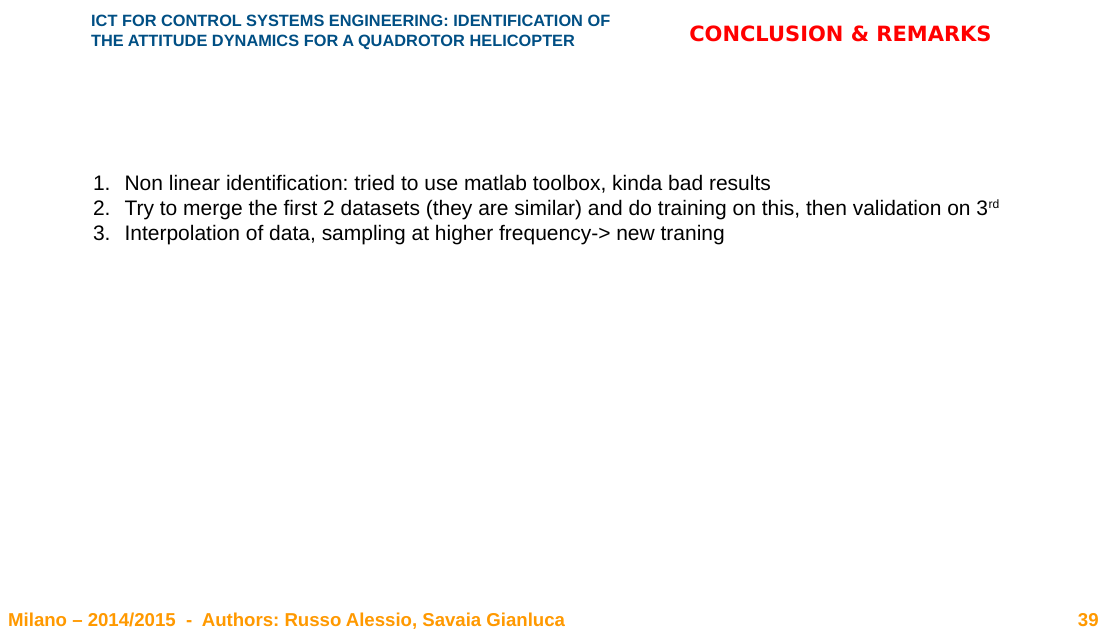
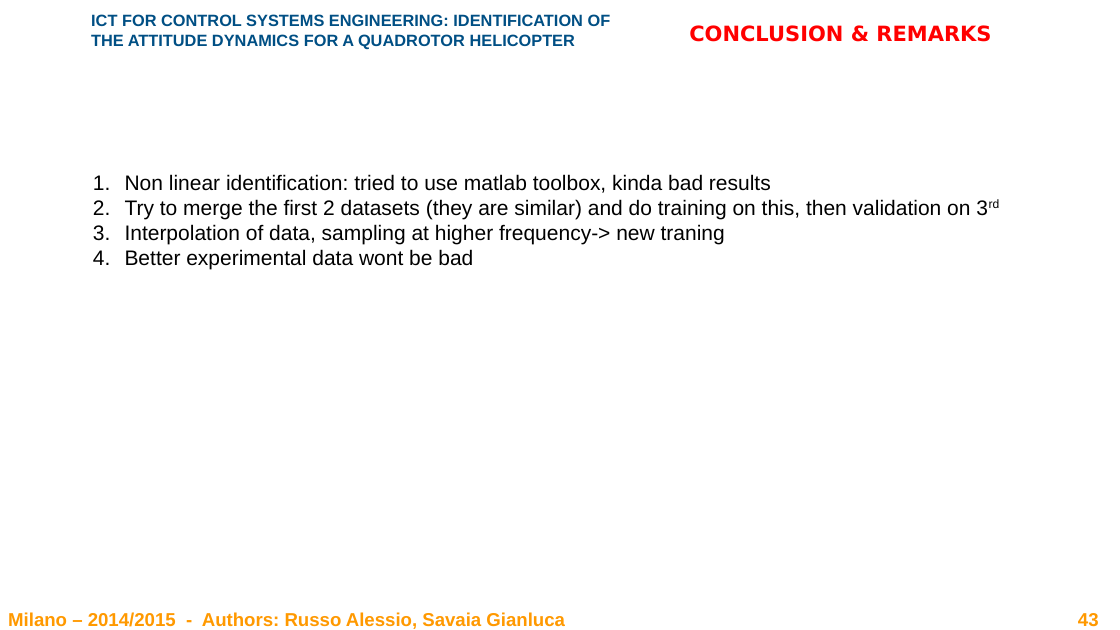
Before and after one commit to rssalessio/BlackBox-Quadrotor-Identification, a slide deck: slide 43 of report/Report.pptx (slide 39 before the commit). Drawn at 1120x630 pixels with LibreOffice and Linux fonts; fonts in the diff are those of the drawing; background and template pictures are left out. Boxes give left, top, right and bottom in pixels: in the first picture for what was removed or moved away, otherwise in the second. Text is boxed around its words. In the diff, an @@ line names an element or a change of style, - is before the commit and + after.

```diff
--- a/report/Report.pptx
+++ b/report/Report.pptx
@@ text at (125, 249, 473, 270): paragraph added @@
+4. Better experimental data wont be bad
@@ page number at (1078, 613, 1099, 627): text changed @@
-39
+43
```
Also in this commit, not shown: 2 other slides changed, 4 slides added, 9 other files.
